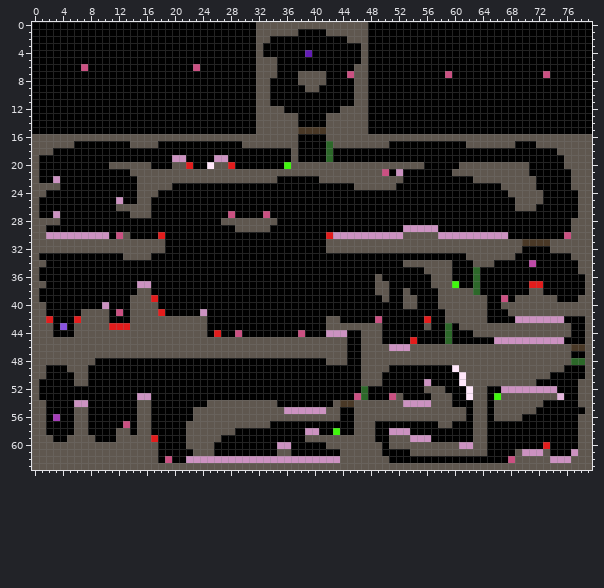
Edited in one commit: sprite sheet (Levels.png). This is how it looked before the edit.
The file is 80x64 pixels.
New version:
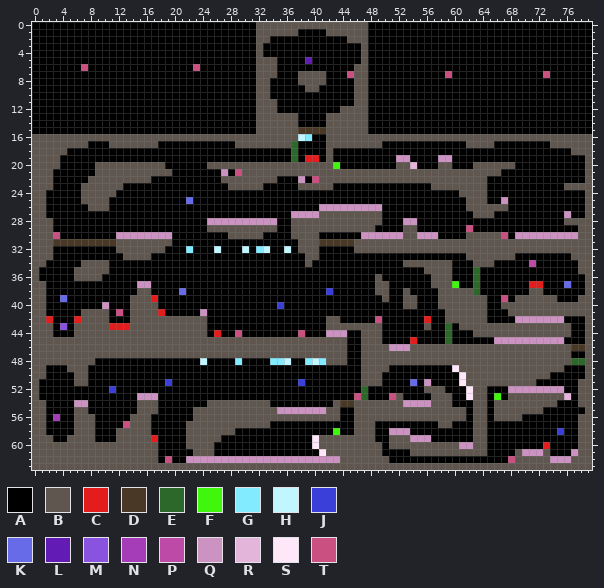
Palette (. is transparent): A #000000  B #5f574f  C #e31c1c  D #493826  E #2c6829  F #40f60d  G #83ebff  H #c1f5ff  J #3b3fda  K #676be8  L #621bb5  M #8953df  N #a53db9  P #be4aa8  Q #cc92c1  R #e3b5db  S #ffe7fa  T #cb5082
Change:
Changed rows in their new state; - is an unchanged pixel.
first column x 39:
 4 A
 5 L
first column x 34:
11 B-
12 -A
first column x 1:
16 -------------------------------------HG---------------------------------------
17 -----BB---BBB---------------B-------E----B-------A---------------AAA---AA-----
18 --BB--------------------------------E----B--------------------------------AA--
19 BBB----------------AA----AA---------E-CC-B---------QQ----QQ----------------AAA
20 BBB-----BB------BB-AAA--B--BBBBBBBBB------FAAAAAAAA--RA--BB-AA------AA-----AAA
21 BB------BBBBB------AAAAAAAQAT--------------------BBBBBBBBBB-------AAAA------AA
22 BBA----BBBBBBB--AAAAAAAAAA-----------Q-T------------BBBBBBBBBB--AAAAAAA-----AA
23 --A---BBBBBB--AAAAA--------BBBBB-----BBBBB---AAAAAA-----BBBBBBBB--AAAAA----B--
24 ------BBBBB---AAA-------------------------------------------BBBB---AAAAA-----A
25 B-----BBBB-A--AA-----K---------------------------------------BBB--Q-AAAA-----A
26 B------BBB-AAAAA------------------------QQQQQQQQQ------------BBBBBB-AAA------A
27 B-A----------AAA-----------A----A---QQQQBBBBBBBBB-------------BBB----------Q-A
28 --A---------------------QQQQQQQQQQ--BBBBBBBBBBBBB---QQ---------------------B--
29 -B----------------------BBBB-----B--BBBBBBBBBBBB----BBAAA----T--------------A-
30 -BTAAAAAAA-QQQQQQQQ--------BBBBB----BBBB-AAAAA--------QQQAAAABBBBBT-QQQQQQQQQ-
31 --DDDDDDDDD-------B------------------BBBDDDDD------------------------BBBB-----
32 --AAAAAAAAA----------G---H---H-GH--H-BBB-AAAA------------------------BBBB-----
33 BB------------------------------------BB--------------------------------------
34 ------BBBB----------------------------B---------------------------------------
35 -----BBBBB--------------------------------------------------------------------
36 -----BBBB---------------------------------------------------------------------
37 ---------------------------------------------------------------------------K--
38 B-------------------K--------------------J------------------------------------
39 B--K--------------------------------------------------------------------------
40 ----------------------------------J-------------------------------------------
first column x 8:
48 ----------------H----G----GGH--GHG-----------------------------------
51 -----------J------------------J---------------K----------------------
52 ---J-------------------------------------------------------A-------Q-
53 ---------Q-------------------------------------------------A-------BR
54 ---------B----------------A--------------------------------------BB--
55 ---------B-----------------Q------------------------------------B----
56 B-----B--------------------------------------------------------------
57 B-----B--------------------------------------------------------------
58 B-----B------------------------AA----------------------------------J-
59 -------------------------------AS------------------------------------
60 ---------------------------AA---SB-----------------------------------
61 ---------------------------AA----SBB---------------------------------
